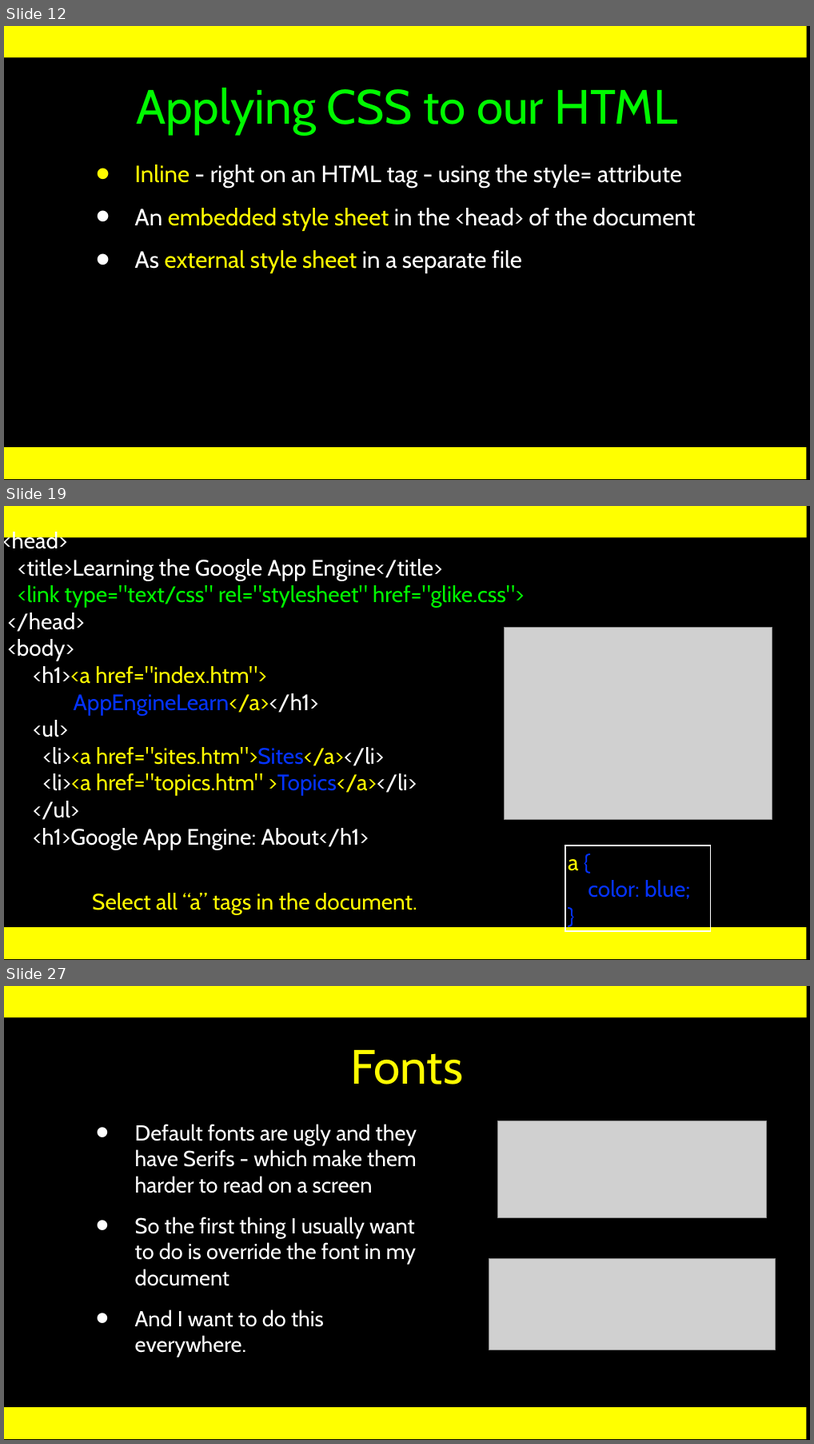
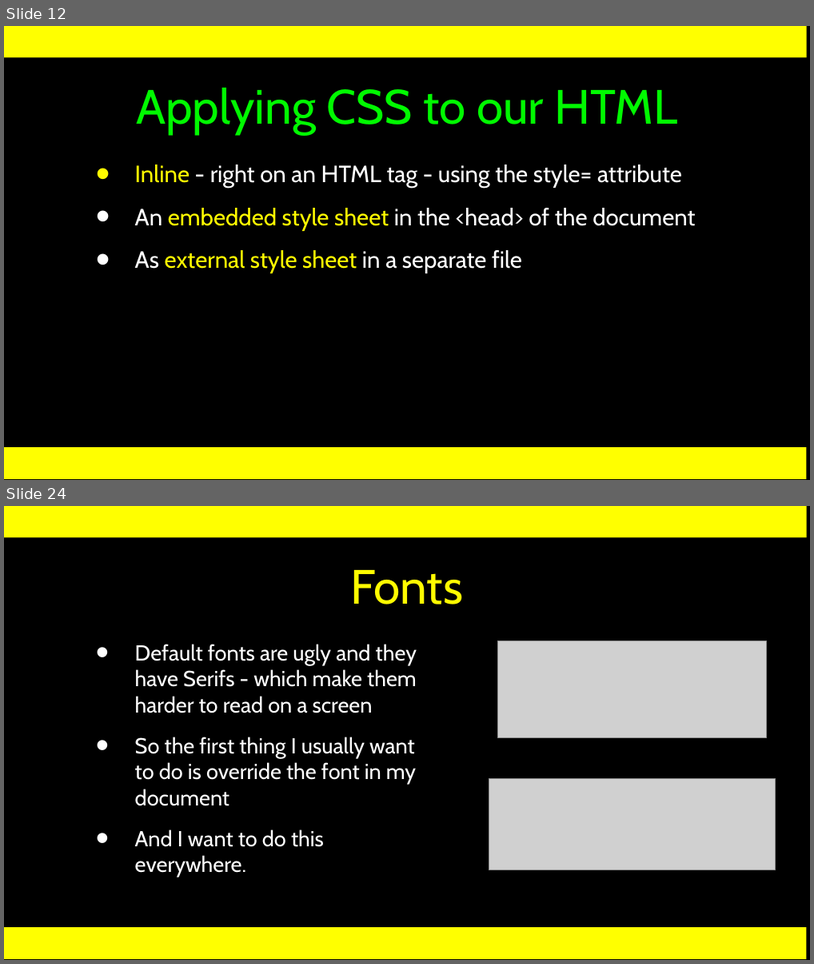
Before and after one commit to csev/wa4e, a slide deck: lectures/Web-03-CSS.ppt. Shown one above the other, each under a label of ours: slides 12, 19 and 27 before the commit, slides 12 and 24 after it; the slides between them are not shown. The pictures are 814x1444 and 814x964 pixels, drawn with LibreOffice and Linux fonts; fonts in the diff are those of the drawing; grey boxes stand for pictures. Boxes give left, top, right and bottom in pixels: in the first picture for what was removed or moved away, otherwise in the second. Text is boxed around its words. In the diff, an @@ line names an element or a change of style, - is before the commit and + after.

```diff
--- a/lectures/Web-03-CSS.ppt
+++ b/lectures/Web-03-CSS.ppt
@@ slide 19 removed at bbox=[4, 506, 810, 960], background #000000; not listed: 3 template elements that a slide beside it also shows @@
@@ text removed at bbox=[4, 529, 524, 849] @@
-<head>
-<title>Learning the Google App Engine</title>
-<link type="text/css" rel="stylesheet" href="glike.css">
-</head>
-<body>
-<h1><a href="index.htm">
-AppEngineLearn</a></h1>
-<ul>
-<li><a href="sites.htm">Sites</a></li>
-<li><a href="topics.htm" >Topics</a></li>
-</ul>
-<h1>Google App Engine: About</h1>
@@ picture removed at bbox=[505, 627, 773, 819] @@
@@ rectangle removed at bbox=[566, 845, 710, 931] @@
-a {
-color: blue;
-}
@@ text removed at bbox=[92, 892, 418, 914] @@
-Select all “a” tags in the document.
@@ what was slide 27 is now slide 24 @@
```
Also in this commit, not shown: 9 slides changed, 8 slides added, 10 other slides removed, 1 other file.
